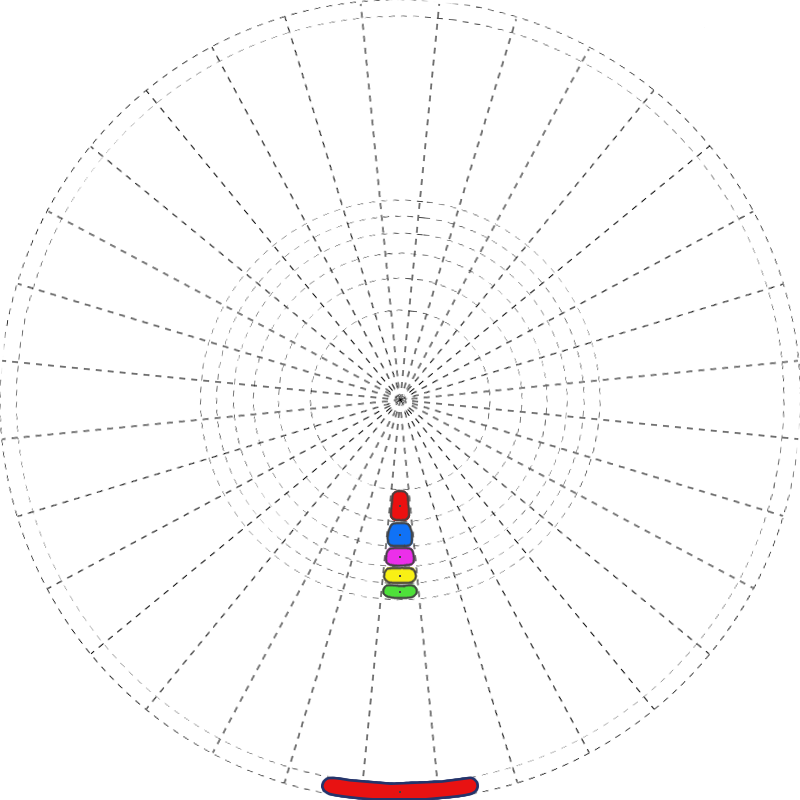
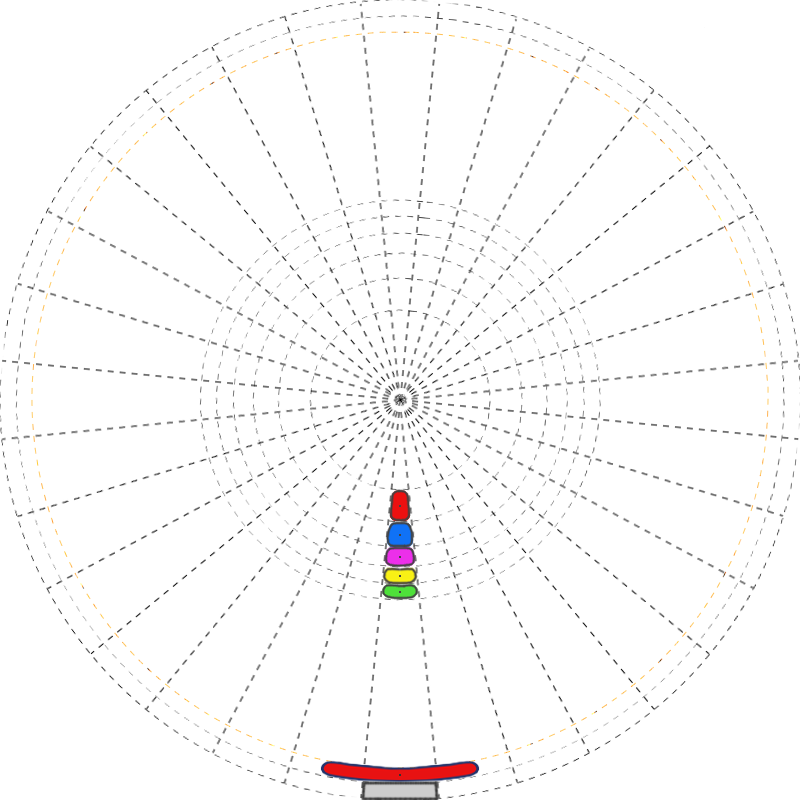
Revision of a layered 800 x 800 image; what changed, layer by layer:
painted on "Brick 02" over [382, 566, 418, 585]
added layer "Board" above "Wall" over [320, 760, 480, 783]
renamed "Board" to "Wall", painted on it over [321, 776, 479, 800]
painted on "Back_02" over [31, 31, 769, 769]
